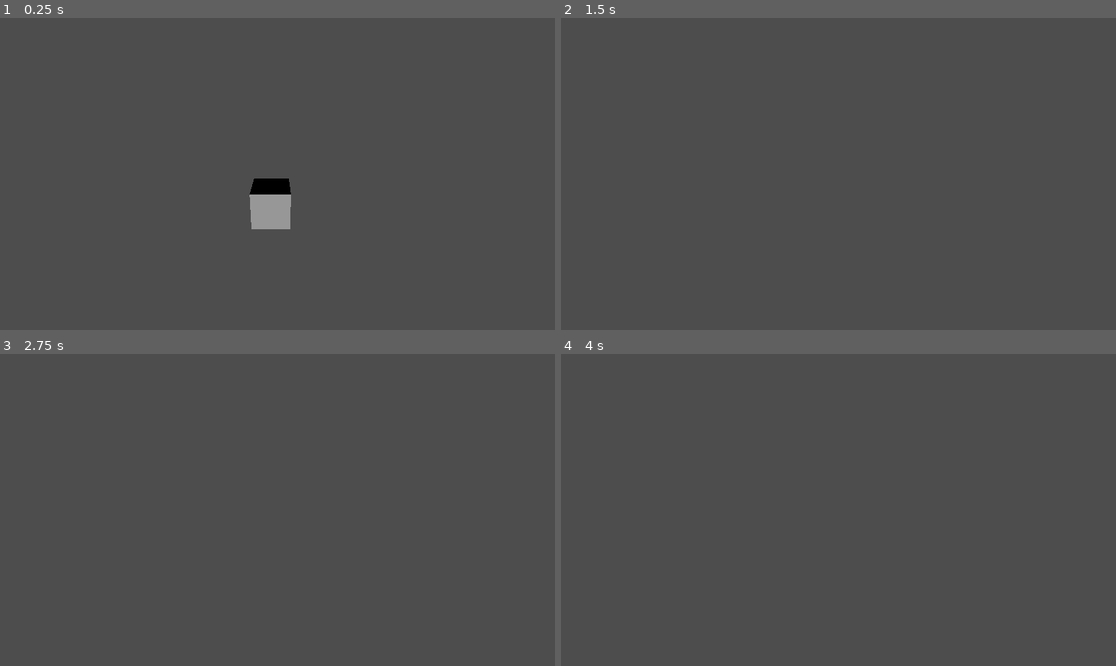
Above: before the commit, frames 1-4 (two rows, left to right).
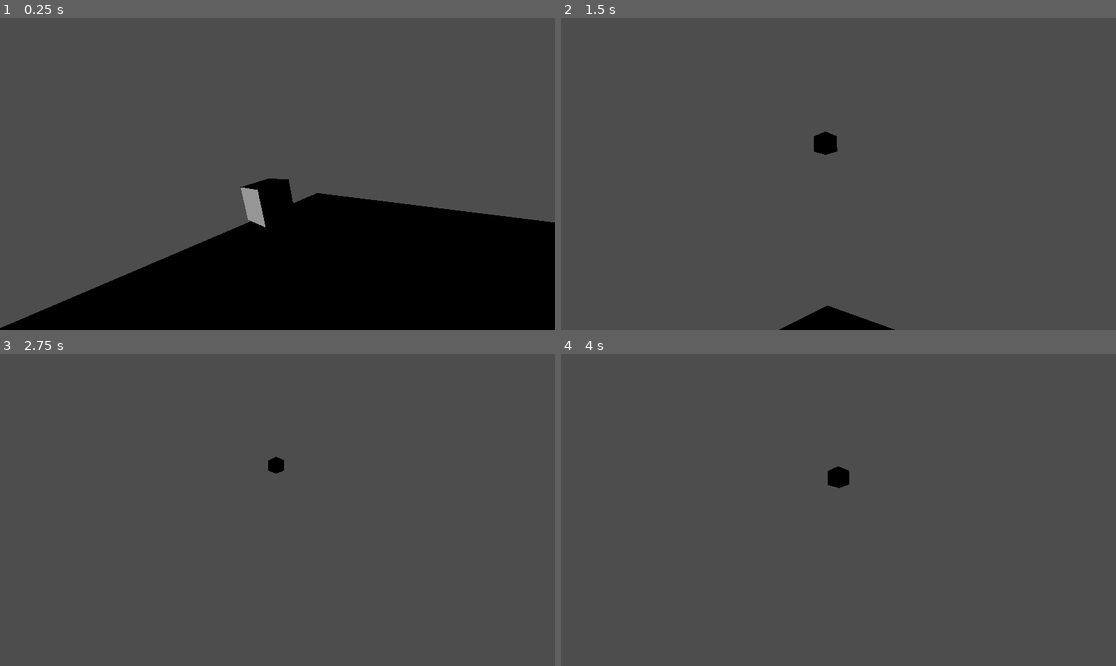
Above: after the commit, the same moments.

Repository: JamesClarke01/boids
Game: Godot game, scene res://seek.tscn
The game is run twice, just before and just after one commit, with the same random seed, the same clock (stepped at 60 frames per second) and the same inputs.
Inputs:
- Up to frame 1 (0.25 s): no input
- Up to frame 2 (1.5 s): no input
- Up to frame 3 (2.75 s): no input
- Up to frame 4 (4 s): no input

The runs differ from the first frame. In frame 1, 30% of the frame differs, in the area x 0-100%, y 51-100%; in frame 2, 1.1%; in frame 3, 0.1%; in frame 4, 0.2%.

Commit message:
Camera tracking boid

Diff:
--- /dev/null
+++ b/CameraBoid.gd
@@ -0,0 +1,10 @@
+extends CharacterBody3D
+
+var boid
+
+func _ready():
+	boid = get_tree().current_scene.find_child("Boid")
+
+func _physics_process(delta):
+	var desired = global_transform.looking_at(boid.global_transform.origin, Vector3.UP)
+	self.global_transform.basis = global_transform.basis.slerp(desired.basis, delta * 2).orthonormalized()
--- a/seek.tscn
+++ b/seek.tscn
@@ -1,11 +1,15 @@
-[gd_scene load_steps=5 format=3 uid="uid://c8lgxg5q07c0m"]
+[gd_scene load_steps=7 format=3 uid="uid://c8lgxg5q07c0m"]
 
 [ext_resource type="Script" path="res://Boid.gd" id="1_mfugs"]
 [ext_resource type="Script" path="res://target.gd" id="2_eepa0"]
+[ext_resource type="Script" path="res://CameraBoid.gd" id="3_4p0n5"]
 
 [sub_resource type="BoxMesh" id="BoxMesh_4xt6x"]
 
 [sub_resource type="BoxShape3D" id="BoxShape3D_pedto"]
+
+[sub_resource type="BoxMesh" id="BoxMesh_cpnlx"]
+size = Vector3(100, 1, 100)
 
 [node name="root" type="Node3D"]
 
@@ -26,10 +30,19 @@
 wait_time = 5.0
 autostart = true
 
-[node name="Camera3D" type="Camera3D" parent="."]
-transform = Transform3D(1, 0, 0, 0, 0.932179, 0.361999, 0, -0.361999, 0.932179, 0, 2.9091, 5.07572)
-
 [node name="DirectionalLight3D" type="DirectionalLight3D" parent="."]
 transform = Transform3D(1, 0, 0, 0, 1, 0, 0, 0, 1, 0, 5.30441, 0)
 
+[node name="CameraBoid" type="CharacterBody3D" parent="."]
+script = ExtResource("3_4p0n5")
+
+[node name="BoidCam" type="Camera3D" parent="CameraBoid"]
+transform = Transform3D(1, 0, 0, 0, 0.932179, 0.361999, 0, -0.361999, 0.932179, 0, 2.9091, 5.07572)
+
+[node name="RigidBody3D" type="RigidBody3D" parent="."]
+
+[node name="MeshInstance3D" type="MeshInstance3D" parent="RigidBody3D"]
+transform = Transform3D(1, 0, 0, 0, 1, 0, 0, 0, 1, 0, -20, 0)
+mesh = SubResource("BoxMesh_cpnlx")
+
 [connection signal="timeout" from="target/Timer" to="target" method="_on_timer_timeout"]
